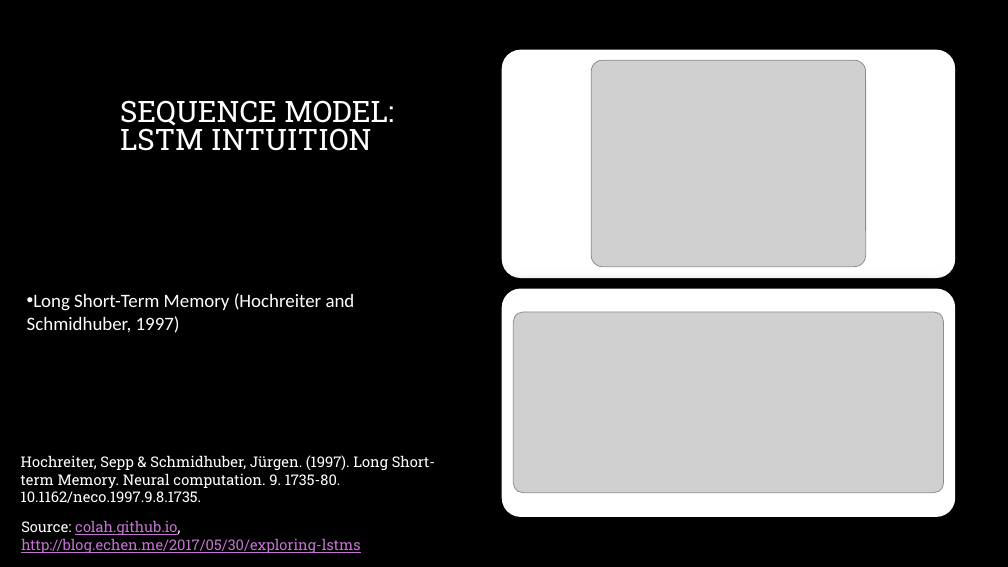
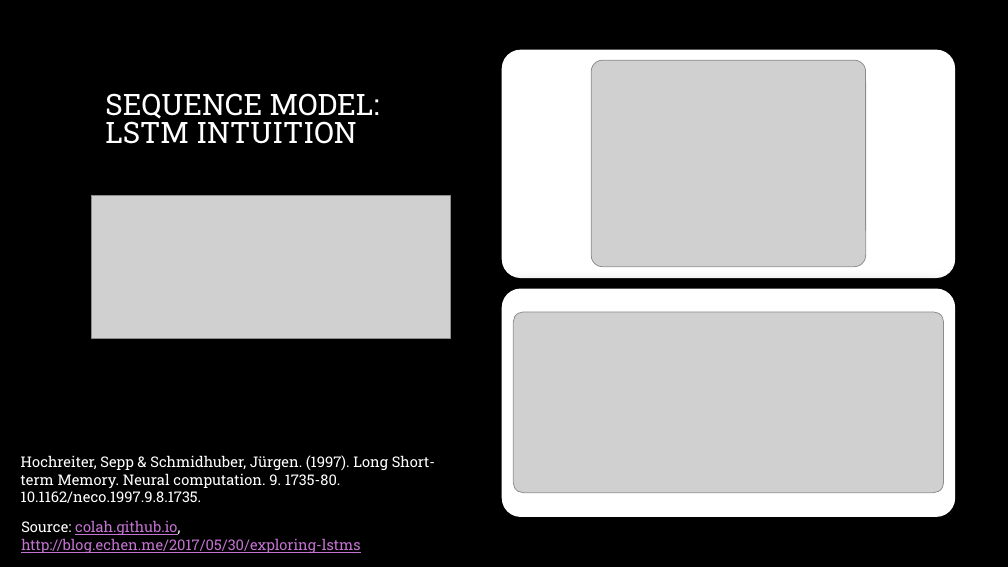
Before and after one commit to ucu-edge/workshop, a slide deck: slide 12 of UCU.pptx. Drawn at 1008x567 pixels with LibreOffice and Linux fonts; fonts in the diff are those of the drawing; grey boxes stand for pictures; background and template pictures are left out. Boxes give left, top, right and bottom in pixels: in the first picture for what was removed or moved away, otherwise in the second. Text is boxed around its words. In the diff, an @@ line names an element or a change of style, - is before the commit and + after.

```diff
--- a/UCU.pptx
+++ b/UCU.pptx
@@ text "SEQUENCE MODEL: LSTM INTUITION": place and size @@
-text "SEQUENCE MODEL: LSTM INTUITION" at [120, 100, 394, 151]
+text "SEQUENCE MODEL: LSTM INTUITION" at [105, 93, 380, 144]
@@ picture added at [91, 195, 450, 338] @@
@@ text removed at [27, 293, 355, 333] @@
-• Long Short-Term Memory (Hochreiter and Schmidhuber, 1997)
```
Also in this commit, not shown: 1 other slide changed, 6 slides added.
